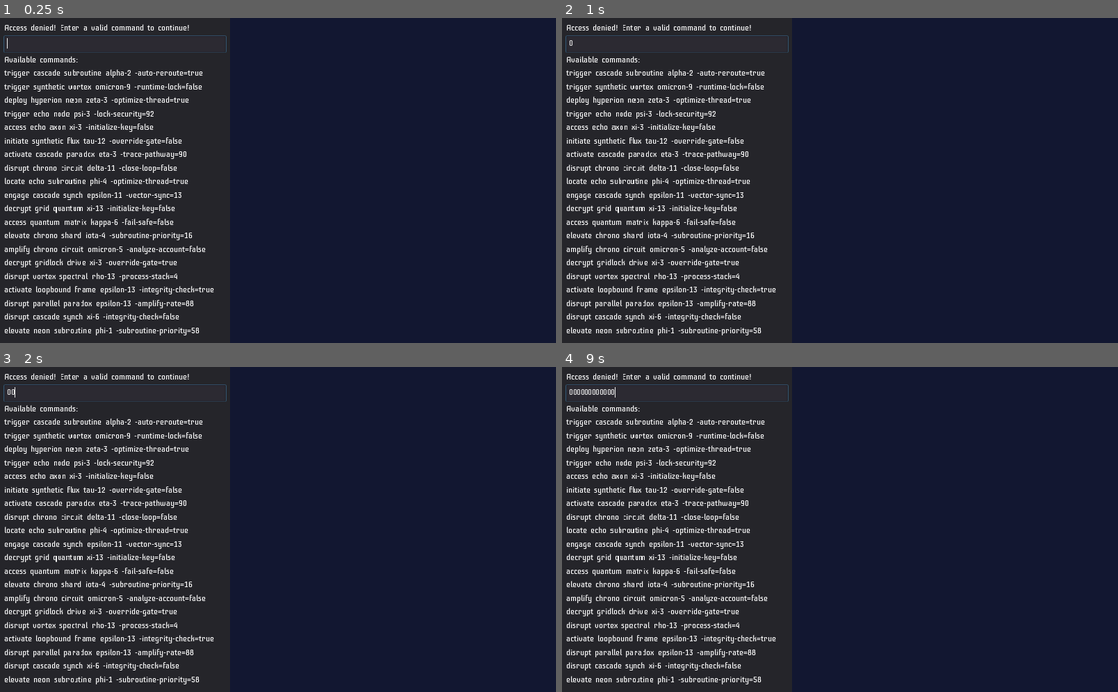
Above: before the commit, frames 1-4 (two rows, left to right).
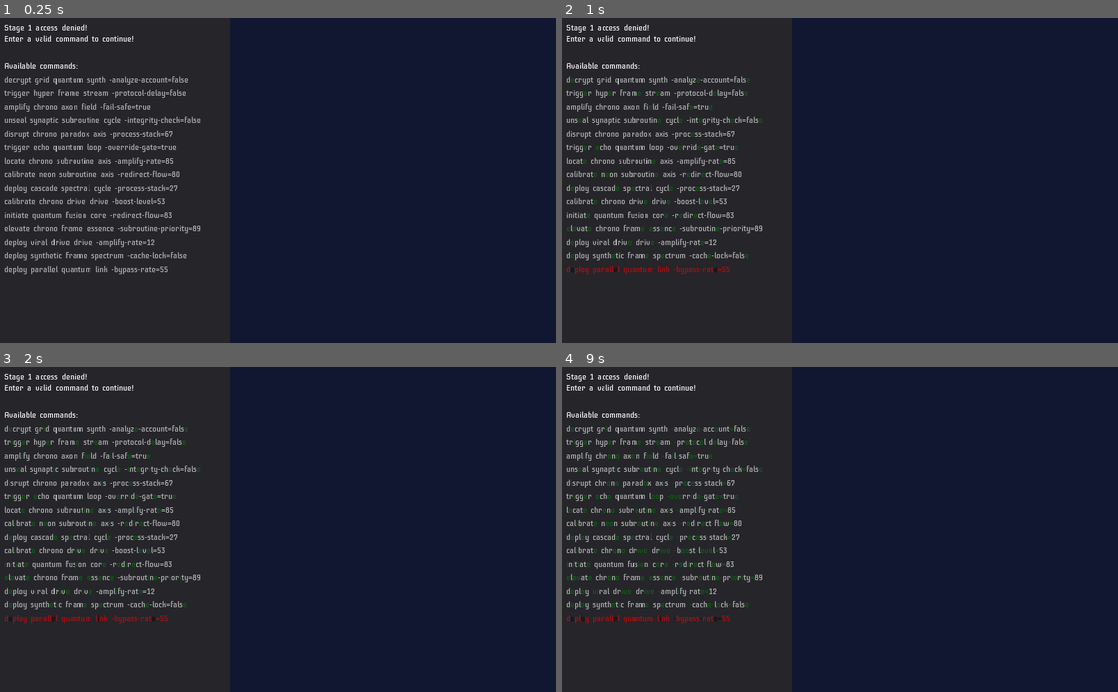
Above: after the commit, the same moments.

Repository: kosinaz/loop-breakerz
Game: Godot game, scene res://breaker-panel.tscn
The game is run twice, just before and just after one commit, with the same random seed, the same clock (stepped at 60 frames per second) and the same inputs. This scene is started directly instead of the project's main scene.
Inputs (mouse positions are in pixels of both pictures, inside the frame that each line leads up to):
- Up to frame 1 (0.25 s): no input
- Up to frame 2 (1 s): tap Enter (ui_accept) at 0.5, 0.77 s; move the mouse to (962, 164) at 0.52 s; tap 0 at 0.6 s
- Up to frame 3 (2 s): tap Enter (ui_accept) at 1.25, 1.52 s; move the mouse to (166, 545) at 1.27 s; tap 0 at 1.35 s
- Up to frame 4 (9 s): move the mouse to (895, 458) at 2.02 s; tap 0 every 0.75 s from 2.1 to 8.85 s; tap Enter (ui_accept) at 2.75, 3.02, 3.5, 3.77, 4.25, 4.52, 5, 6.02, 6.77, 7.52 s; move the mouse to (812, 594) at 2.77 s; move the mouse to (1006, 578) at 3.52 s; move the mouse to (673, 480) at 4.27 s; move the mouse to (867, 529) at 5.02 s; move the mouse to (756, 448) at 5.77 s; move the mouse to (962, 513) at 6.52 s; move the mouse to (728, 545) at 7.27 s; move the mouse to (895, 458) at 8.02 s; move the mouse to (812, 594) at 8.77 s

The runs differ from the first frame. In frame 1, 9.0% of the frame differs, in the area x 0-41%, y 1-98%; in frame 2, 8.9%; in frame 3, 8.9%; in frame 4, 8.9%.
Error after the commit: Invalid set index 'modulate' (on base: 'Nil') with value of type 'Color'. (res://breaker-panel.gd:72)

Commit message:
add controlled text input, stages, and hints

Diff:
--- a/Loop Breakerz/breaker-panel.gd
+++ b/Loop Breakerz/breaker-panel.gd
@@ -1,18 +1,4 @@
 extends Control
-
-# Placeholder for command suggestions
-var command_suggestions = [
-	"RUN diagnostics Alpha-3 -analyze-account=true",
-	"INITIATE protocol Bravo-7 -subroutine-priority=high",
-	"EXECUTE script Charlie-5 -hash-speed=78",
-	"ACCESS uplink Delta-9 -decrypt-code=34",
-	"UPLOAD data Echo-2 -boost-level=99",
-	"DOWNLOAD module Foxtrot-8 -analyze-account=false",
-	"ACTIVATE sequence Golf-4 -hash-speed=474",
-	"TERMINATE process Hotel-6 -subroutine-priority=medium",
-	"LAUNCH operation India-1 -decrypt-code=56",
-	"CONNECT network Juliet-3 -uplink-protocol-layer=50"
-]
 
 var commands = [
 	["deploy", "amplify", "calibrate", "realign", "transfer", "activate", "trigger", "initiate", "unseal", "locate", "engage", "elevate", "decrypt", "access", "disrupt", "crack", "unlock", "trigger"],
@@ -29,28 +15,40 @@
 	["-analyze-account", "-auto-reroute", "-system-backup", "-override-gate", "-close-loop", "-cache-lock", "-fail-safe", "-integrity-check", "-initialize-key", "-protocol-delay", "-optimize-thread", "-network-scan", "-runtime-lock"],
 	["-hash-speed", "-subroutine-priority", "-boost-level", "-uplink-protocol-layer", "-vector-sync", "-lock-security", "-flux-capacity", "-trace-pathway", "-core-hash", "-link-strength", "-redirect-flow", "-amplify-rate", "-scan-frequency", "-bypass-rate", "-process-stack"],
 ]
-
-
-# Called when the user presses Enter in the input field
-func _on_input_field_text_entered(new_text):
-	if new_text in command_suggestions:
-		print("Command executed:", new_text)
-	else:
-		print("Invalid command:", new_text)
+var responses = [
+	"Stage 1 access denied!\nEnter a valid command to continue!",
+	"Stage 1 access granted!\nStage 2 access denied!\nEnter a valid command to continue!",
+	"Stage 1 access granted!\nStage 2 access granted!\nStage 3 access denied!\nEnter a valid command to continue!",
+	"All access granted!\nEnter a valid zone maintenance command!",
+]
+var stage = 0
+var expected_command = ""
+var entered_line = null
+var revealed = []
+onready var lines = $"%Lines"
+onready var command = $"%Command"
+onready var response = $"%Response"
 
 func _ready():
 	randomize()
-	$"%LineEdit".grab_focus()
-	# Populate the list of commands
-	var lines = $"%Lines"
+	generate()
+
+func generate():
+	revealed = []
+	response.text = responses[stage]
 	var coords_id = randi() % coords.size()
 	for i in range(lines.get_child_count()):
 		var line = commands[0][randi() % commands[0].size()] + " "
 		line += commands[1][randi() % commands[1].size()] + " "
 		line += commands[2][randi() % commands[2].size()] + " "
-#		line += commands[3][randi() % commands[3].size()] + " "
-		line += coords[coords_id][randi() % coords[coords_id].size()] + "-"
-		line += str(randi() % 13 + 1) + " "
+		if stage < 3:
+			line += commands[3][randi() % commands[3].size()] + " "
+		elif stage == 3:
+			line += coords[coords_id][randi() % coords[coords_id].size()] + "-"
+			line += str(randi() % 13 + 1) + " "
+		elif stage == 4:
+			line += coords[coords_id][randi() % coords[coords_id].size()] + "-"
+			line += str(randi() % 13 + 1) + " "
 		var params_id = randi() % params.size()
 		line += params[params_id][randi() % params[params_id].size()] + "="
 		if params_id:
@@ -58,3 +56,66 @@
 		else:
 			line += "true" if randi() % 2 else "false"
 		lines.get_child(i).text = line
+		lines.get_child(i).modulate = Color(1, 1, 1, 1)
+	expected_command = lines.get_child(randi() % lines.get_child_count()).text
+	print(expected_command)
+
+func _input(event):
+	if event is InputEventKey and event.pressed:
+		var c = event.as_text().to_lower()
+		if c == "enter":
+			if command.text == expected_command:
+				if stage < 3:
+					stage += 1
+				generate()
+			else:
+				entered_line.modulate = Color(1, 0, 0, 1)
+			command.text = ""
+			return
+		if c == "space":
+			c = " "
+		if c == "minus":
+			c = "-"
+		if c == "shift+7":
+			c = "="
+		if c.length() == 1:
+			handle_input(c)
+
+func handle_input(c):
+	for line in lines.get_children():
+		if line.text.begins_with(command.text + c):
+			command.text += c
+			break
+	for line in lines.get_children():
+		if line.text.begins_with(command.text):
+			var text = line.text
+			line.clear()
+			line.append_bbcode("[color=yellow]" + text.substr(0, command.text.length()) + "[/color]" + text.substr(command.text.length()))
+			entered_line = line
+		else:
+			line.text = line.text
+	reveal()
+
+func reveal():
+	for line in lines.get_children():
+		if line.text.begins_with(command.text):
+			var text = line.text
+			line.clear()
+			line.append_bbcode("[color=yellow]" + text.substr(0, command.text.length()) + "[/color]")
+			for i in range(command.text.length(), text.length()):
+				if revealed.has(text[i]):
+					line.append_bbcode("[color=green]" + text[i] + "[/color]")
+				else:
+					line.append_bbcode(text[i])
+		else:
+			var text = line.text
+			line.clear()
+			for i in range(text.length()):
+				if revealed.has(text[i]):
+					line.append_bbcode("[color=green]" + text[i] + "[/color]")
+				else:
+					line.append_bbcode(text[i])
+
+func _on_Timer_timeout():
+	revealed.append(expected_command[randi() % expected_command.length()])
+	reveal()
--- a/Loop Breakerz/breaker-panel.tscn
+++ b/Loop Breakerz/breaker-panel.tscn
@@ -8,6 +8,7 @@
 font_data = ExtResource( 2 )
 
 [sub_resource type="DynamicFont" id=2]
+extra_spacing_space = 4
 font_data = ExtResource( 2 )
 
 [node name="BreakerPanel" type="Control"]
@@ -26,39 +27,44 @@
 margin_bottom = 557.0
 
 [node name="Response" type="RichTextLabel" parent="Panel/VBoxContainer"]
+unique_name_in_owner = true
 margin_right = 408.0
-margin_bottom = 21.0
+margin_bottom = 42.0
 custom_fonts/normal_font = SubResource( 1 )
-text = "Access denied! Enter a valid command to continue!"
+text = "Stage 1 access denied!
+Enter a valid command to continue!"
 fit_content_height = true
 
-[node name="LineEdit" type="LineEdit" parent="Panel/VBoxContainer"]
+[node name="Command" type="RichTextLabel" parent="Panel/VBoxContainer"]
 unique_name_in_owner = true
-margin_top = 25.0
+margin_top = 46.0
 margin_right = 408.0
-margin_bottom = 55.0
+margin_bottom = 67.0
 size_flags_stretch_ratio = 0.25
-custom_fonts/font = SubResource( 2 )
-caret_blink = true
+custom_colors/default_color = Color( 0.968627, 1, 0, 1 )
+custom_fonts/normal_font = SubResource( 2 )
+fit_content_height = true
 
 [node name="Help" type="RichTextLabel" parent="Panel/VBoxContainer"]
-margin_top = 59.0
+margin_top = 71.0
 margin_right = 408.0
-margin_bottom = 80.0
+margin_bottom = 92.0
 custom_fonts/normal_font = SubResource( 1 )
 text = "Available commands:"
 fit_content_height = true
 
 [node name="Lines" type="VBoxContainer" parent="Panel/VBoxContainer"]
 unique_name_in_owner = true
-margin_top = 84.0
+modulate = Color( 1, 1, 1, 0.670588 )
+margin_top = 96.0
 margin_right = 408.0
-margin_bottom = 580.0
+margin_bottom = 467.0
 
 [node name="Line1" type="RichTextLabel" parent="Panel/VBoxContainer/Lines"]
 margin_right = 408.0
 margin_bottom = 21.0
 custom_fonts/normal_font = SubResource( 1 )
+bbcode_enabled = true
 fit_content_height = true
 
 [node name="Line2" type="RichTextLabel" parent="Panel/VBoxContainer/Lines"]
@@ -66,6 +72,7 @@
 margin_right = 408.0
 margin_bottom = 46.0
 custom_fonts/normal_font = SubResource( 1 )
+bbcode_enabled = true
 fit_content_height = true
 
 [node name="Line3" type="RichTextLabel" parent="Panel/VBoxContainer/Lines"]
@@ -73,6 +80,7 @@
 margin_right = 408.0
 margin_bottom = 71.0
 custom_fonts/normal_font = SubResource( 1 )
+bbcode_enabled = true
 fit_content_height = true
 
 [node name="Line4" type="RichTextLabel" parent="Panel/VBoxContainer/Lines"]
@@ -80,6 +88,7 @@
 margin_right = 408.0
 margin_bottom = 96.0
 custom_fonts/normal_font = SubResource( 1 )
+bbcode_enabled = true
 fit_content_height = true
 
 [node name="Line5" type="RichTextLabel" parent="Panel/VBoxContainer/Lines"]
@@ -87,6 +96,7 @@
 margin_right = 408.0
 margin_bottom = 121.0
 custom_fonts/normal_font = SubResource( 1 )
+bbcode_enabled = true
 fit_content_height = true
 
 [node name="Line6" type="RichTextLabel" parent="Panel/VBoxContainer/Lines"]
@@ -94,6 +104,7 @@
 margin_right = 408.0
 margin_bottom = 146.0
 custom_fonts/normal_font = SubResource( 1 )
+bbcode_enabled = true
 fit_content_height = true
 
 [node name="Line7" type="RichTextLabel" parent="Panel/VBoxContainer/Lines"]
@@ -101,6 +112,7 @@
 margin_right = 408.0
 margin_bottom = 171.0
 custom_fonts/normal_font = SubResource( 1 )
+bbcode_enabled = true
 fit_content_height = true
 
 [node name="Line8" type="RichTextLabel" parent="Panel/VBoxContainer/Lines"]
@@ -108,6 +120,7 @@
 margin_right = 408.0
 margin_bottom = 196.0
 custom_fonts/normal_font = SubResource( 1 )
+bbcode_enabled = true
 fit_content_height = true
 
 [node name="Line9" type="RichTextLabel" parent="Panel/VBoxContainer/Lines"]
@@ -115,6 +128,7 @@
 margin_right = 408.0
 margin_bottom = 221.0
 custom_fonts/normal_font = SubResource( 1 )
+bbcode_enabled = true
 fit_content_height = true
 
 [node name="Line10" type="RichTextLabel" parent="Panel/VBoxContainer/Lines"]
@@ -122,6 +136,7 @@
 margin_right = 408.0
 margin_bottom = 246.0
 custom_fonts/normal_font = SubResource( 1 )
+bbcode_enabled = true
 fit_content_height = true
 
 [node name="Line11" type="RichTextLabel" parent="Panel/VBoxContainer/Lines"]
@@ -129,6 +144,7 @@
 margin_right = 408.0
 margin_bottom = 271.0
 custom_fonts/normal_font = SubResource( 1 )
+bbcode_enabled = true
 fit_content_height = true
 
 [node name="Line12" type="RichTextLabel" parent="Panel/VBoxContainer/Lines"]
@@ -136,6 +152,7 @@
 margin_right = 408.0
 margin_bottom = 296.0
 custom_fonts/normal_font = SubResource( 1 )
+bbcode_enabled = true
 fit_content_height = true
 
 [node name="Line13" type="RichTextLabel" parent="Panel/VBoxContainer/Lines"]
@@ -143,6 +160,7 @@
 margin_right = 408.0
 margin_bottom = 321.0
 custom_fonts/normal_font = SubResource( 1 )
+bbcode_enabled = true
 fit_content_height = true
 
 [node name="Line14" type="RichTextLabel" parent="Panel/VBoxContainer/Lines"]
@@ -150,6 +168,7 @@
 margin_right = 408.0
 margin_bottom = 346.0
 custom_fonts/normal_font = SubResource( 1 )
+bbcode_enabled = true
 fit_content_height = true
 
 [node name="Line15" type="RichTextLabel" parent="Panel/VBoxContainer/Lines"]
@@ -157,39 +176,10 @@
 margin_right = 408.0
 margin_bottom = 371.0
 custom_fonts/normal_font = SubResource( 1 )
+bbcode_enabled = true
 fit_content_height = true
 
-[node name="Line16" type="RichTextLabel" parent="Panel/VBoxContainer/Lines"]
-margin_top = 375.0
-margin_right = 408.0
-margin_bottom = 396.0
-custom_fonts/normal_font = SubResource( 1 )
-fit_content_height = true
+[node name="Timer" type="Timer" parent="."]
+autostart = true
 
-[node name="Line17" type="RichTextLabel" parent="Panel/VBoxContainer/Lines"]
-margin_top = 400.0
-margin_right = 408.0
-margin_bottom = 421.0
-custom_fonts/normal_font = SubResource( 1 )
-fit_content_height = true
-
-[node name="Line18" type="RichTextLabel" parent="Panel/VBoxContainer/Lines"]
-margin_top = 425.0
-margin_right = 408.0
-margin_bottom = 446.0
-custom_fonts/normal_font = SubResource( 1 )
-fit_content_height = true
-
-[node name="Line19" type="RichTextLabel" parent="Panel/VBoxContainer/Lines"]
-margin_top = 450.0
-margin_right = 408.0
-margin_bottom = 471.0
-custom_fonts/normal_font = SubResource( 1 )
-fit_content_height = true
-
-[node name="Line20" type="RichTextLabel" parent="Panel/VBoxContainer/Lines"]
-margin_top = 475.0
-margin_right = 408.0
-margin_bottom = 496.0
-custom_fonts/normal_font = SubResource( 1 )
-fit_content_height = true
+[connection signal="timeout" from="Timer" to="." method="_on_Timer_timeout"]
